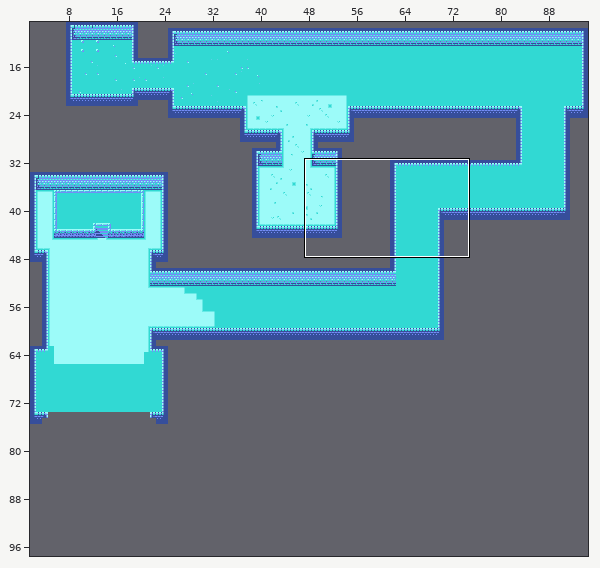
One commit to this Tiled map: maps/cave.tmx. The picture above shows the old version from afar; the outline marks the close-up.
Close-up. First the earlier version:
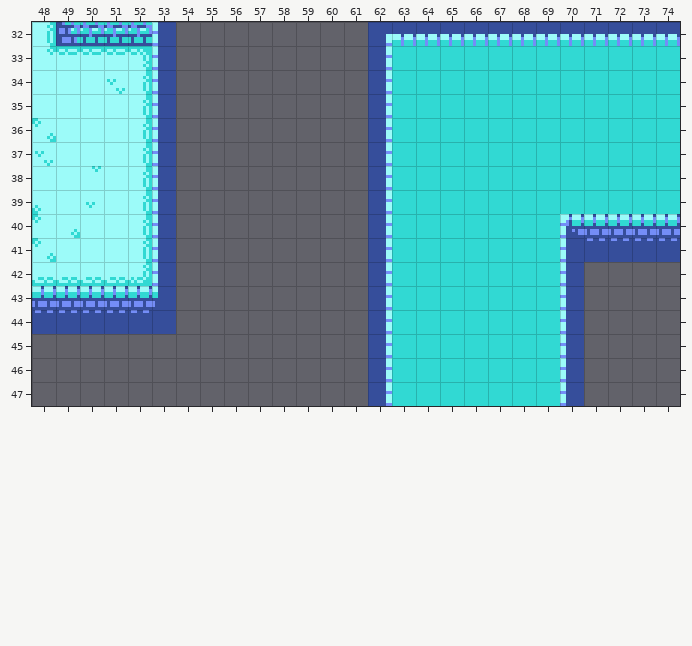
Cells are 8x8 px. Shown: x 48..74, y 32..47. The commit also changed other parts of the map, which this record leaves out.
And afterwards:
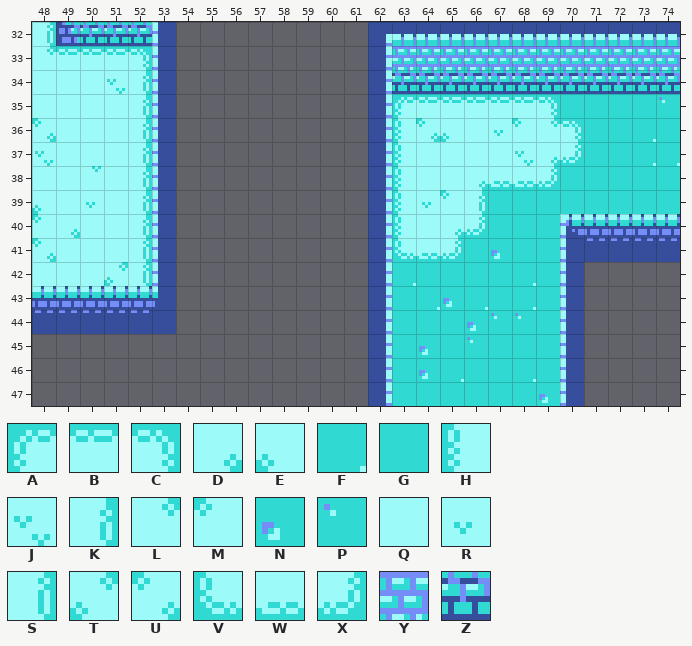
Key: from "caves": A 225, B 226, C 228, D 229, E 230, F 236, G 237, H 385, J 386, K 388, L 389, M 390, N 393, P 394, Q 546, R 547, S 548, T 549, U 550, V 705, W 706, X 708, Y 1198, Z 1358.
_ is an empty cell.
Tiles of an added or newly shown layer are drawn over the layers below it.
What changed:
Layer "Ground":
y 33..34: x 63..74 GGGGGGGGGGGG -> ____________
y 35: x 63..69 GGGGGGG -> _______; x 74 G -> P
y 36: x 63..70 GGGGGGGG -> ________; x 73 G -> F
y 37: x 63..70 GGGGGGGG -> ________; x 73..74 GG -> FF
y 38: x 63..69 GGGGGGG -> _______
y 39..40: x 63..66 GGGG -> ____
y 41: x 63..65 GGG -> ___; x 67 G -> N
y 42: x 48..52 WWWWX -> _____; x 63 G -> F; x 68 G -> F
y 43: x 64..66 GGG -> FNF; x 68 G -> F
y 44: x 66..68 GGG -> NPP
y 45: x 64 G -> N; x 66 G -> P
y 46: x 64..65 GG -> NF; x 68 G -> F
y 47: x 69 G -> N
Layer "GroundDif" (added):
y 35: x 63..69 _______ -> ABBBBBC
y 36: x 63..70 ________ -> HUEQRMLC
y 37: x 63..70 ________ -> HQQQQJDX
y 38: x 63..69 _______ -> HQQDWWX
y 39: x 63..66 ____ -> HRMK
y 40: x 63..66 ____ -> HQDX
y 41: x 63..65 ___ -> VWX
y 42: x 48..52 _____ -> QQQTS
Layer "Walls":
y 33: x 63..74 ____________ -> YYYYYYYYYYYY
y 34: x 63..74 ____________ -> ZZZZZZZZZZZZ
Where, in picture pixels (left, top, right, bottom), the same in both close-ups:
changed: (392, 46, 680, 403)
changed: (32, 262, 149, 286)
